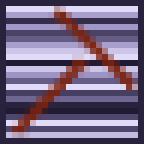
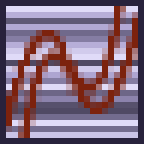
Two versions of the same layered image (144x144). Layer-by-layer changes:
added layer "Polynom" above "Lines" over 6, 6, 138, 138
hid "Lines" over 12, 6, 138, 138
added layer "Line level 75%" (75%) above "Line level" over 6, 12, 138, 138
hid "Line level" over 6, 12, 138, 138
